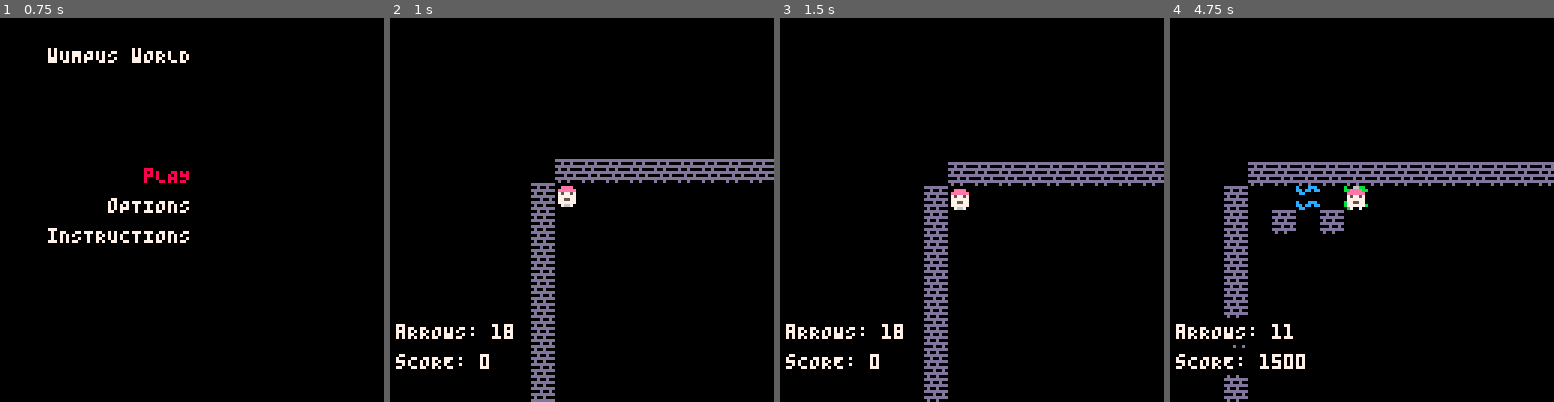
Above: before the commit, frames 1-4 (left to right).
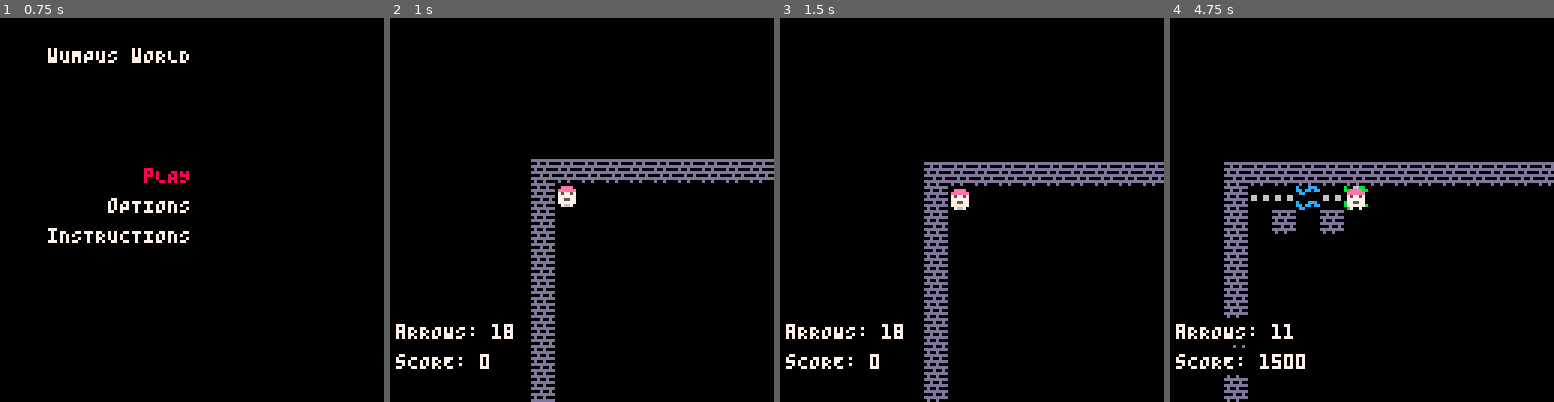
Above: after the commit, the same moments.

Repository: PaoloPortugal/wumpus-world
Game: PICO-8 cartridge wumpus-world.p8
Same seed, same stepped clock (60 frames per second), same inputs: the game is played once before the commit and once after it.
Inputs:
- Up to frame 1 (0.75 s): tap X (X key) at 0.33 s; tap O (Z key) at 0.7 s
- Up to frame 2 (1 s): no input
- Up to frame 3 (1.5 s): tap X (X key) at 1.07 s
- Up to frame 4 (4.75 s): hold Right 1.6-2.1 s; tap O (Z key) every 0.4 s from 1.7 to 4.5 s; tap X (X key) at 1.85, 2.97, 4.08 s; hold Up 2.15-2.42 s; hold Right 2.47-3.03 s; hold Left 3.08-3.58 s; hold Down 3.63-3.97 s; hold Right 4.02-4.68 s; hold Up from 4.73 s (still down)

Frame 1 is identical in both runs. In frame 2, 0.2% of the frame differs, in the area x 36-43%, y 36-43%; in frame 3, 0.2%; in frame 4, 0.4%, in the area x 14-45%, y 37-48%.

Commit message:
added footprints to visited tiles and fixed a bug regarding the drawing of bounds when rows!=columns

Diff:
--- a/wumpus-world.p8
+++ b/wumpus-world.p8
@@ -13,16 +13,17 @@
 FLAG_GLITTER = 2 -- 2**1
 FLAG_STENCH = 4 -- 2**2
 FLAG_BREEZE = 8 -- 2**3
+FLAG_VISITED = 16 -- 2**4
 
 -- sprite ids
 sprites={
 	blank=1,
 	wumpus=32,
-	player=16,
-	facing_left=17,
-	facing_right=18,
-	facing_up=19,
-	facing_down=20,
+	player=35,
+	facing_left=36,
+	facing_right=37,
+	facing_up=38,
+	facing_down=39,
 	stench=5,
 	breeze=9,
 	glitter=3,
@@ -34,7 +35,8 @@
 	gold=33,
 	player_pit=48,
 	player_wumpus=49,
-	wall=50
+	wall=50,
+	footprint=17
 }
 
 -- menu items
@@ -402,22 +404,19 @@
 end
 
 function handle_game_end_camera(world)
-    -- camera moves, player stays still
-    local m = #world
-    local n = #world[1]
-
+-- camera moves, player stays still
+    local m = #world          -- number of rows (height)
+    local n = #world[1]       -- number of columns (width)
     -- scroll speed
     local speed = 2
-
     -- allow camera movement
     if btn(0) then camx -= speed end  -- left
     if btn(1) then camx += speed end  -- right
     if btn(2) then camy -= speed end  -- up
     if btn(3) then camy += speed end  -- down
-
     -- clamp cam to world bounds (prevents showing beyond walls)
-    camx = mid( -8, camx, m*8 - 128 + 8 )
-    camy = mid( -8, camy, n*8 - 128 + 8 )
+    camx = mid( -8, camx, n*8 - 128 + 8 )  -- n is width (columns)
+    camy = mid( -8, camy, m*8 - 128 + 8 )  -- m is height (rows)
 end
 
 function handle_alive_input(player, world)
@@ -580,6 +579,7 @@
 	local j=player.j
 
 	world[i][j].flags=world[i][j].flags | FLAG_VISIBLE
+	world[i][j].flags=world[i][j].flags | FLAG_VISITED
 
 	for _,delta in ipairs({{1,0},{-1,0},{0,1},{0,-1}}) do
 		local adj_i=i+delta[1]
@@ -643,7 +643,19 @@
 		local adj_j=j+delta[2]
 
 		if world[adj_i] and world[adj_i][adj_j] then
-			world[adj_i][adj_j].flags=world[adj_i][adj_j].flags & ~FLAG_STENCH -- we remove the stench from the adjacent tiles
+			n_wumpus=false
+			for _,d in ipairs({{1,0},{-1,0},{0,1},{0,-1}}) do
+				local n_i=adj_i+d[1]
+				local n_j=adj_j+d[2]
+
+				if world[n_i] and world[n_i][n_j] and world[n_i][n_j].tile==-1 then
+					n_wumpus=true
+					break
+				end
+			end
+			if not n_wumpus then
+				world[adj_i][adj_j].flags=world[adj_i][adj_j].flags & ~FLAG_STENCH -- we remove the stench from the adjacent tiles
+			end
 		end
 	end
 
@@ -744,19 +756,20 @@
 end
 
 function draw_bounds(m,n)
--- draw walls around the map
-    for i=1,m do
-        -- top wall
-        spr(sprites.wall, (i-1)*8, -8)
-        -- bottom wall
-        spr(sprites.wall, (i-1)*8, n*8)
-    end
-
-    for j=1,n do
-		-- left wall
-        spr(sprites.wall, -8, (j-1)*8)
-        -- right wall
-        spr(sprites.wall, m*8, (j-1)*8)
+    -- draw walls around the map
+    -- m = number of rows (31)
+    -- n = number of columns (25)
+
+    -- top and bottom walls (span the width, which is n columns)
+    for i=-1,n do
+        spr(sprites.wall, i*8, -8)           -- top wall
+        spr(sprites.wall, i*8, m*8)          -- bottom wall
+    end
+
+    -- left and right walls (span the height, which is m rows)
+    for j=0,m-1 do
+        spr(sprites.wall, -8, j*8)           -- left wall
+        spr(sprites.wall, n*8, j*8)          -- right wall
     end
 end
 
Not shown, changed: 22 lines of the sprite sheet (__gfx__) section of wumpus-world.p8
